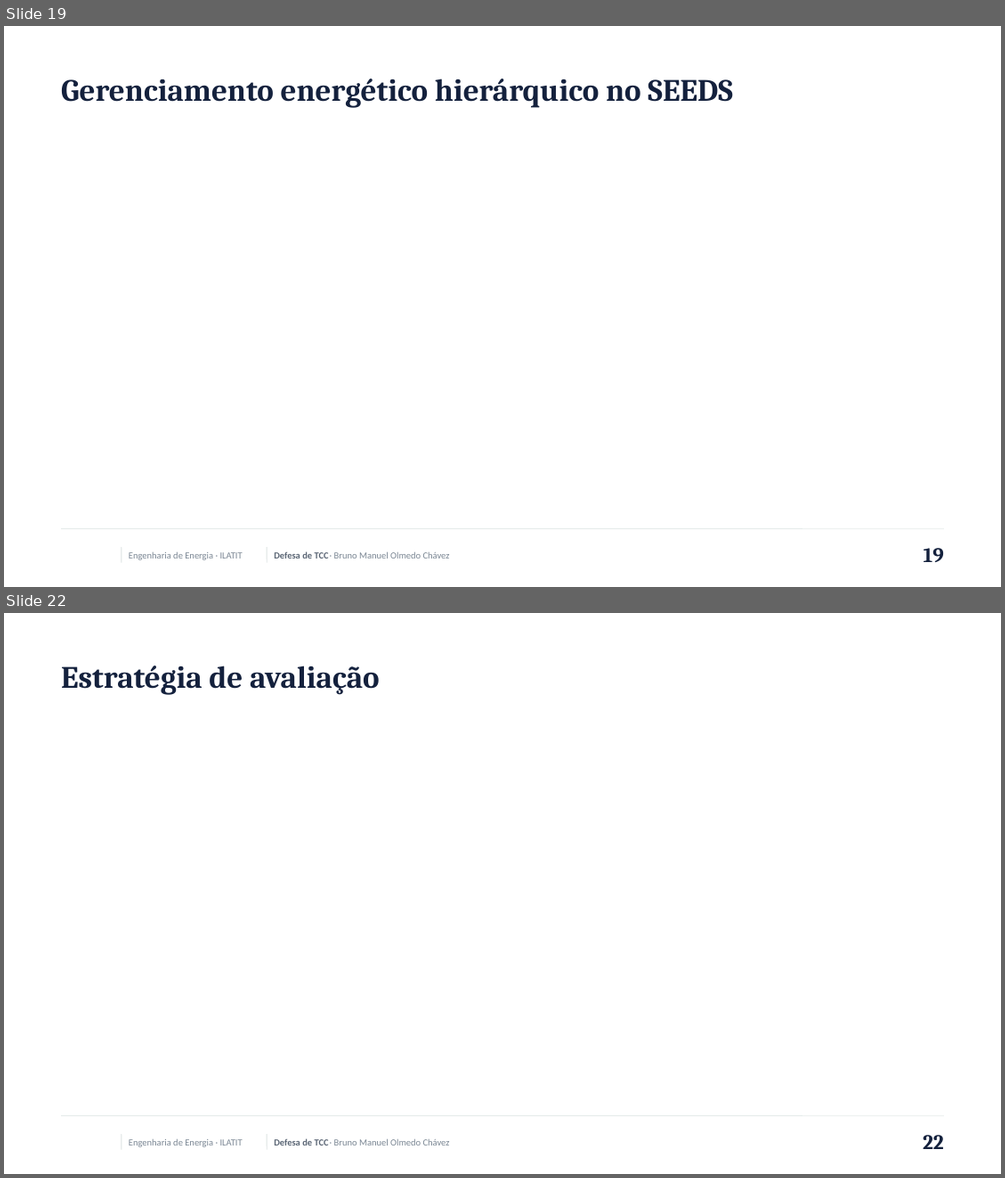
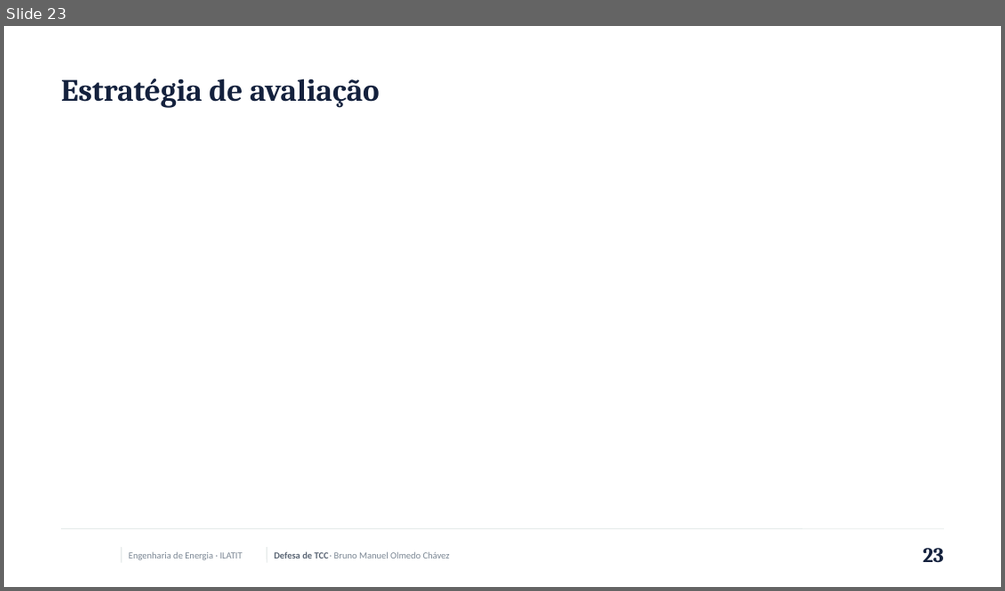
Before and after one commit to brunoolmedo22-Paraguay/EnergyMultimodelv1.5, a slide deck: docs/defesa_tcc/pptx/SEEDS_Defesa_TCC.pptx. Shown one above the other, each under a label of ours: slides 19 and 22 before the commit, slide 23 after it; the slides between them are not shown. The pictures are 1005x1178 and 1005x591 pixels, drawn with LibreOffice and Linux fonts; fonts in the diff are those of the drawing; background and template pictures are left out. Boxes give left, top, right and bottom in pixels: in the first picture for what was removed or moved away, otherwise in the second. Text is boxed around its words. In the diff, an @@ line names an element or a change of style, - is before the commit and + after.

```diff
--- a/docs/defesa_tcc/pptx/SEEDS_Defesa_TCC.pptx
+++ b/docs/defesa_tcc/pptx/SEEDS_Defesa_TCC.pptx
@@ slide 19 removed at (4, 26, 1001, 587), background #FFFFFF; not listed: 6 template elements that a slide beside it also shows @@
@@ title removed at (61, 79, 732, 107) @@
-Gerenciamento energético hierárquico no SEEDS
@@ page number removed at (923, 548, 944, 562) @@
-19
@@ what was slide 22 is now slide 23 @@
@@ page number at (922, 548, 944, 562): text changed @@
-22
+23
```
Also in this commit, not shown: 5 slides added, 3 other slides removed, 24 other files.
